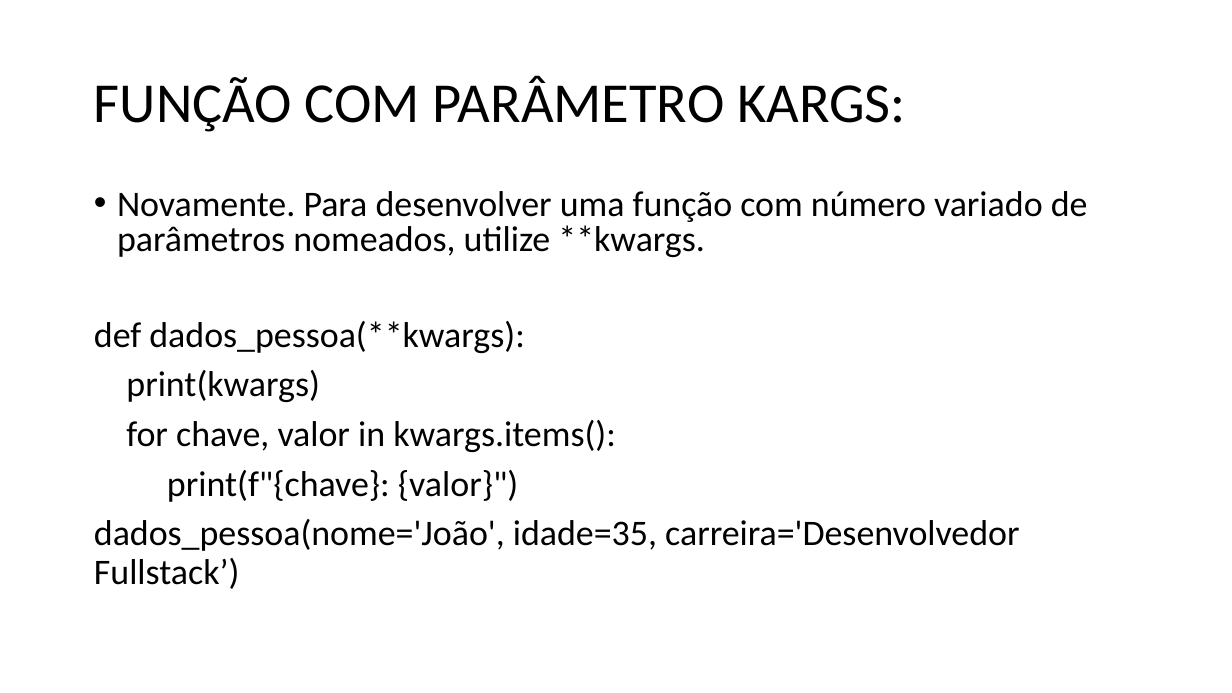
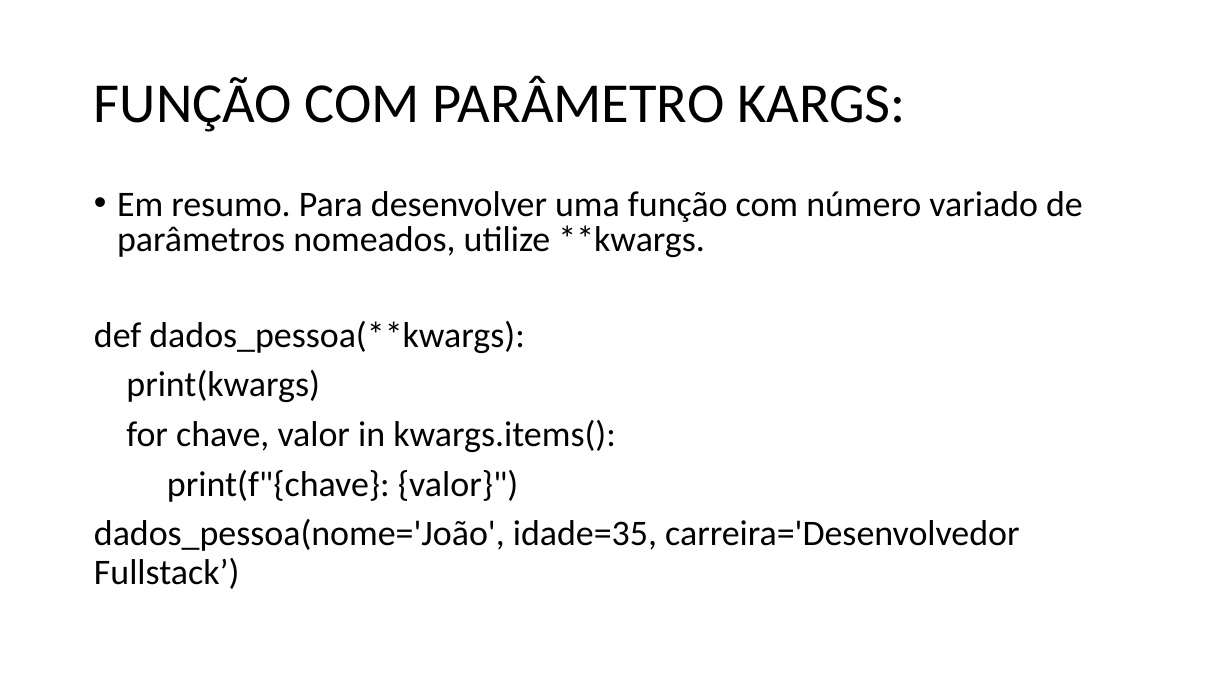
Before and after one commit to dourivaljunior/Curso-de-Python, a slide deck: slide 18 of CURSO DEV FULL STACK AULA 06.pptx (slide 17 before the commit). Drawn at 1232x693 pixels with LibreOffice and Linux fonts; fonts in the diff are those of the drawing. Boxes give left, top, right and bottom in pixels: in the first picture for what was removed or moved away, otherwise in the second. Text is boxed around its words. In the diff, an @@ line names an element or a change of style, - is before the commit and + after.

```diff
--- a/CURSO DEV FULL STACK AULA 06.pptx
+++ b/CURSO DEV FULL STACK AULA 06.pptx
@@ text at box(117, 191, 1083, 257): text changed @@
-• Novamente. Para desenvolver uma função com número variado de parâmetros nomeados, utilize **kwargs.
+• Em resumo. Para desenvolver uma função com número variado de parâmetros nomeados, utilize **kwargs.
```
Also in this commit, not shown: 14 other slides changed, 15 slides added, 2 slides removed.
